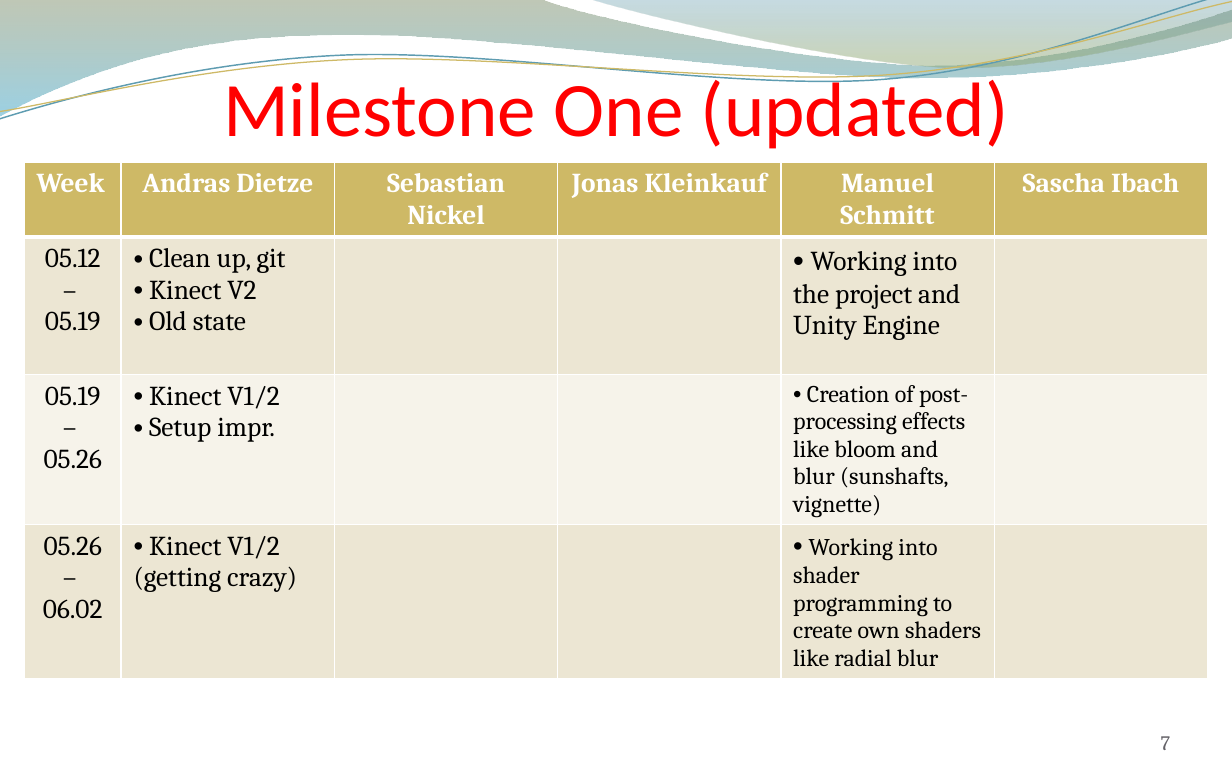
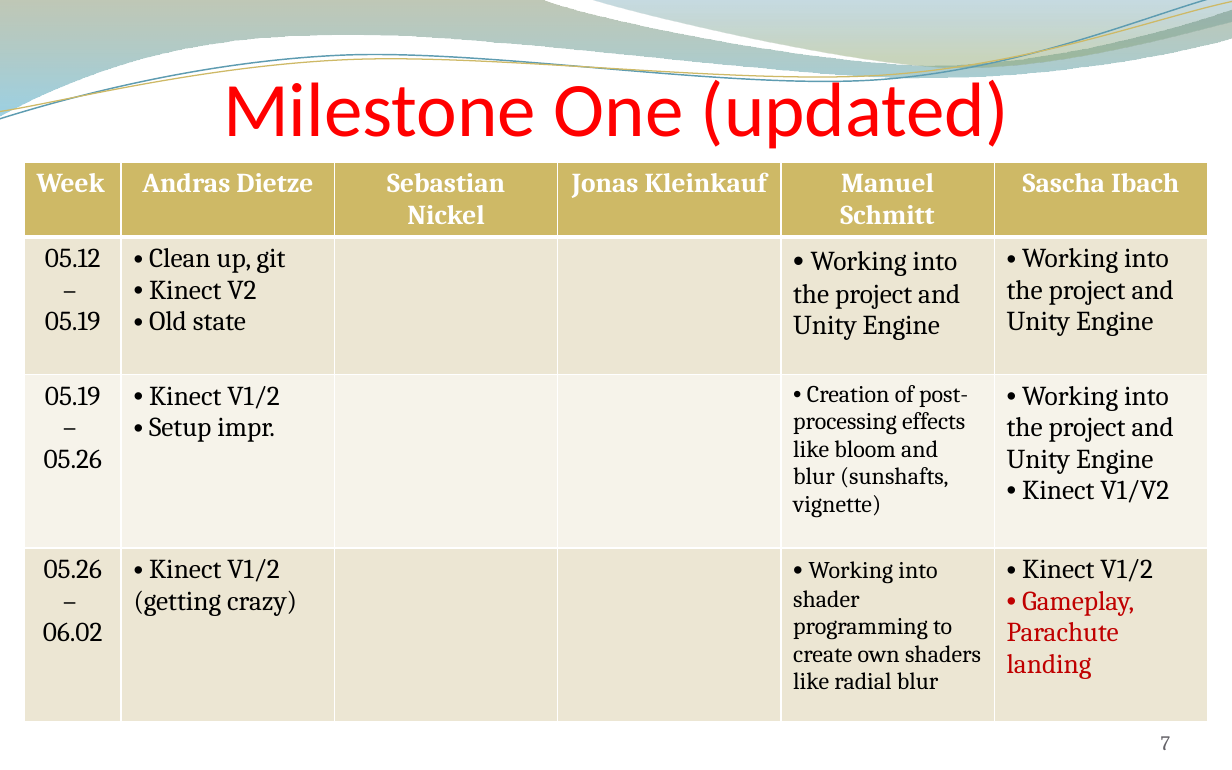
Before and after one commit to andreasdietze/Rift-WingsuitV2, a slide deck: slide 7 of Präsentationen/Zwischenpräsentation 16.06/Project proposal update 06.16 - Rift Wingsuit V2.pptx. Drawn at 1232x770 pixels with LibreOffice and Linux fonts; fonts in the diff are those of the drawing; background and template pictures are left out. Boxes give left, top, right and bottom in pixels: in the first picture for what was removed or moved away, otherwise in the second. Text is boxed around its words. In the diff, an @@ line names an element or a change of style, - is before the commit and + after.

```diff
--- a/Präsentationen/Zwischenpräsentation 16.06/Project proposal update 06.16 - Rift Wingsuit V2.pptx
+++ b/Präsentationen/Zwischenpräsentation 16.06/Project proposal update 06.16 - Rift Wingsuit V2.pptx
@@ table at (25, 161, 1207, 750) @@
-row 2, column 6: 
+row 2, column 6: Working into the project and Unity Engine
-row 3, column 6: 
+row 3, column 6: Working into the project and Unity Engine / Kinect V1/V2
-row 4, column 6: 
+row 4, column 6: Kinect V1/2 / Gameplay, Parachute landing
```
Also in this commit, not shown: 4 other slides changed.
